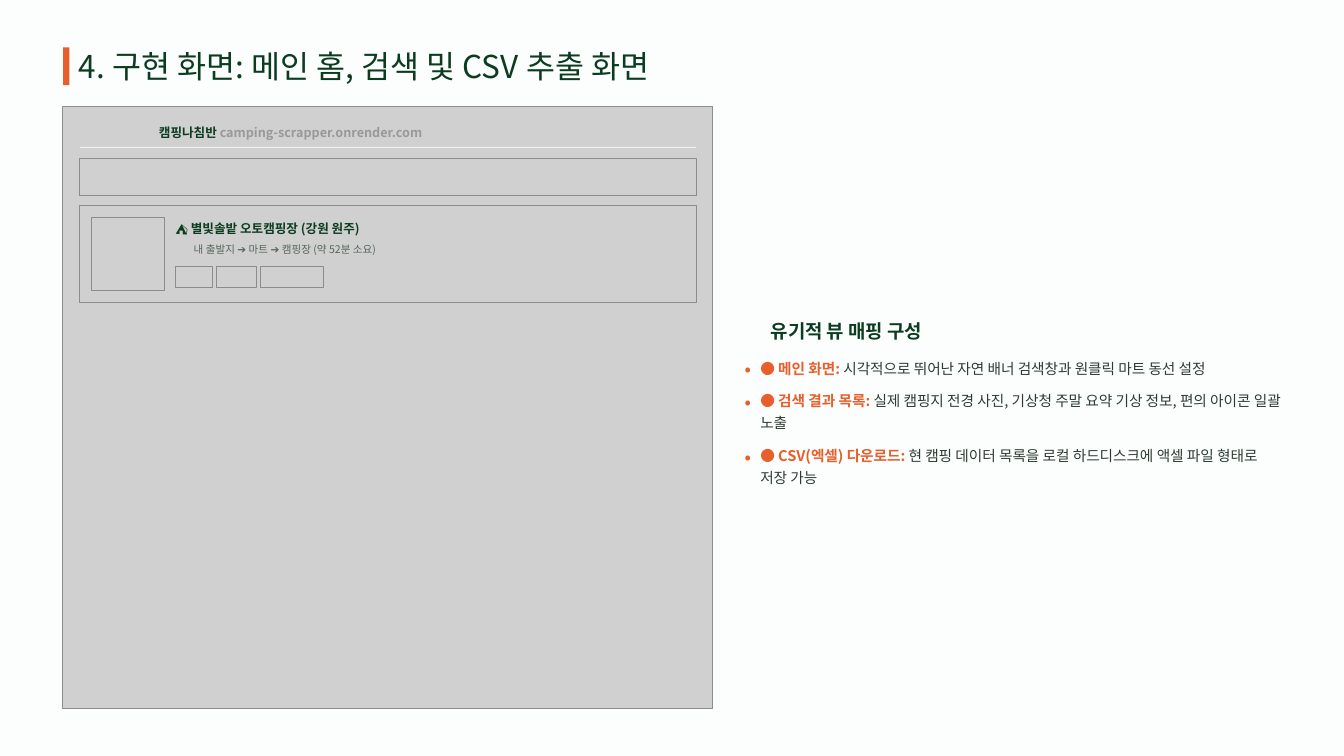
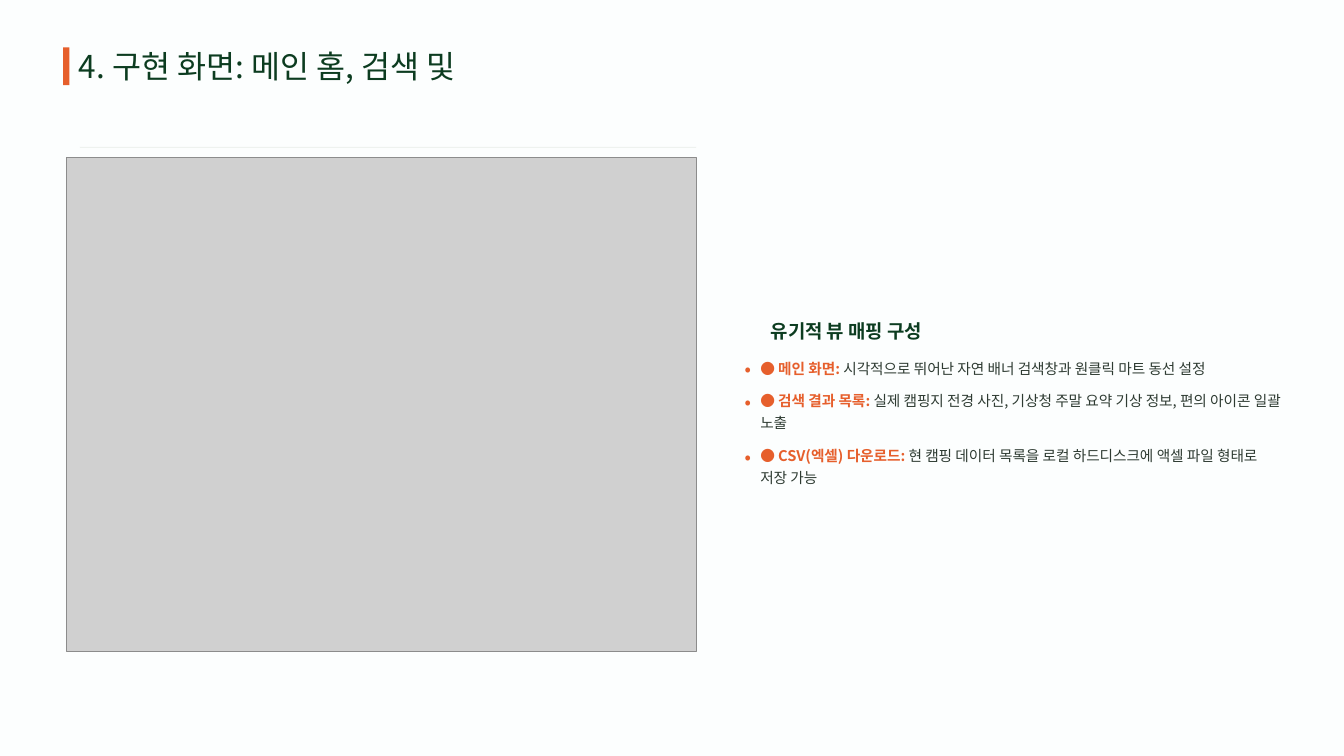
Before and after one commit to leejw4992-a11y/camping_scrapper, a slide deck: slide 13 of 캠핑_17기이정우.pptx. Drawn at 1344x756 pixels with LibreOffice and Linux fonts; fonts in the diff are those of the drawing; grey boxes stand for pictures; background and template pictures are left out. Boxes give left, top, right and bottom in pixels: in the first picture for what was removed or moved away, otherwise in the second. Text is boxed around its words. In the diff, an @@ line names an element or a change of style, - is before the commit and + after.

```diff
--- a/캠핑_17기이정우.pptx
+++ b/캠핑_17기이정우.pptx
@@ text at <box>79,51,455,84</box>: text changed @@
-4. 구현 화면: 메인 홈, 검색 및 CSV 추출 화면
+4. 구현 화면: 메인 홈, 검색 및
@@ text removed at <box>159,126,422,140</box> @@
-캠핑나침반 camping-scrapper.onrender.com
@@ picture: place and size @@
-picture at <box>63,106,713,709</box>
+picture at <box>67,158,697,652</box>
@@ picture removed at <box>80,158,697,195</box> @@
@@ picture removed at <box>80,206,697,302</box> @@
@@ picture removed at <box>92,218,165,291</box> @@
@@ text removed at <box>191,222,360,236</box> @@
-⛺ 별빛솔밭 오토캠핑장 (강원 원주)
@@ picture removed at <box>175,266,212,287</box> @@
@@ text removed at <box>194,244,376,255</box> @@
-내 출발지 ➔ 마트 ➔ 캠핑장 (약 52분 소요)
@@ picture removed at <box>217,266,257,287</box> @@
@@ picture removed at <box>261,266,325,287</box> @@
```
Also in this commit, not shown: 6 other slides changed, 5 other files.
